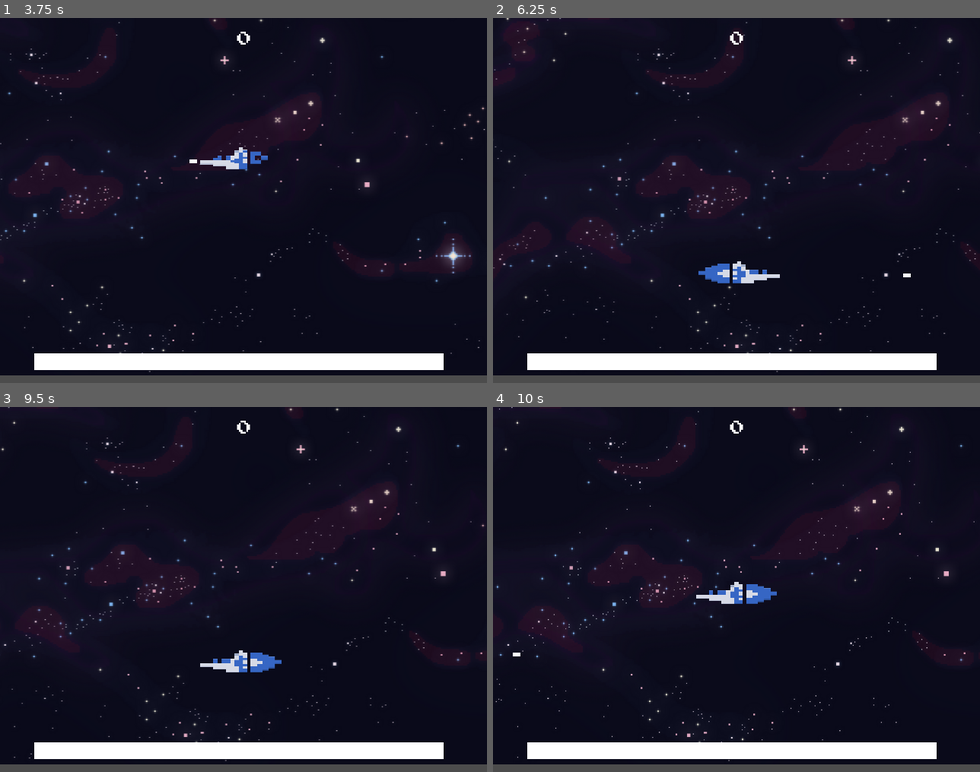
Above: before the commit, frames 1-4 (two rows, left to right).
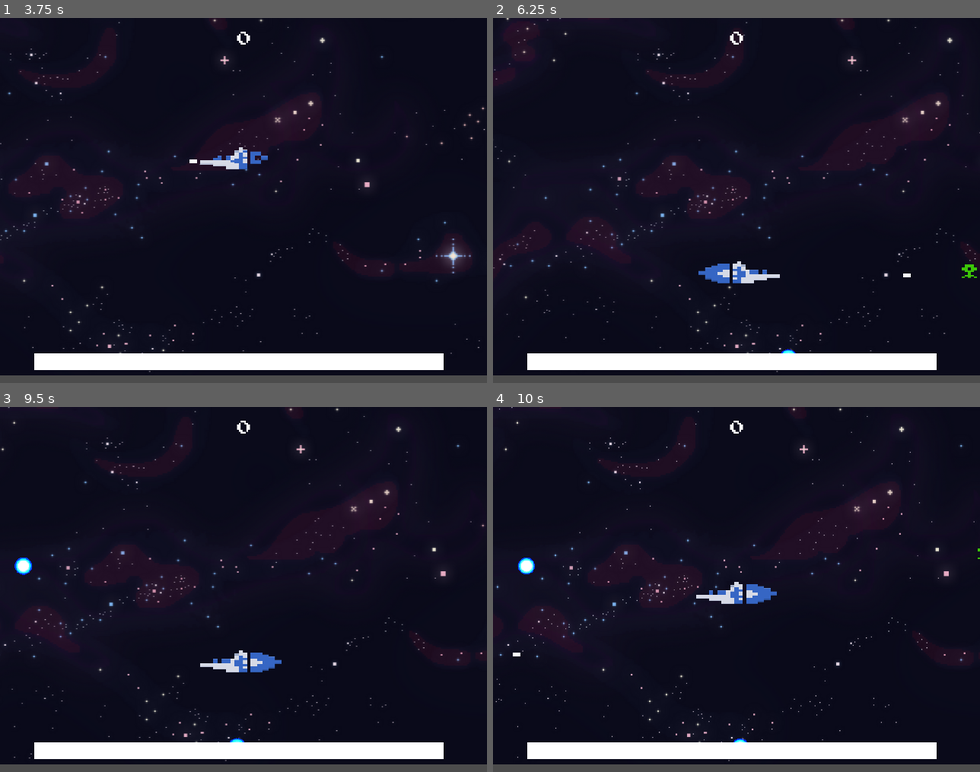
Above: after the commit, the same moments.

Repository: LeonardoBrendo/JogoNave
Game: Godot game, scene res://Main.tscn
Two runs of this game, one before a commit and one after it. Both use one fixed random seed, a clock stepped at 60 frames per second and the inputs below.
Inputs:
- Up to frame 1 (3.75 s): hold Right (ui_right) 0.53-1.28 s; tap Space (atira) every 0.75 s from 0.6 to 3.6 s; hold Down (ui_down) 1.28-2.03 s; hold Right (ui_right) 2.03-2.78 s; hold Up (ui_up) 2.78-3.53 s; hold Left (ui_left) from 3.53 s (still down)
- Up to frame 2 (6.25 s): tap Space (atira) at 4.35, 5.1, 5.85 s; release Left (ui_left) at 5.03 s; hold Down (ui_down) 5.03-5.78 s; hold Right (ui_right) from 5.78 s (still down)
- Up to frame 3 (9.5 s): release Right (ui_right) at 6.53 s; hold Up (ui_up) 6.53-7.28 s; tap Space (atira) every 0.75 s from 6.6 to 8.85 s; hold Right (ui_right) 7.28-8.03 s; hold Down (ui_down) 8.03-8.78 s; hold Left (ui_left) from 8.78 s (still down)
- Up to frame 4 (10 s): release Left (ui_left) at 9.53 s; hold Up (ui_up) from 9.53 s (still down); tap Space (atira) at 9.6 s

Frame 1 is identical in both runs. In frame 2, less than 0.1% of the frame differs, in the area x 59-100%, y 67-92%; in frame 3, 0.2%, in the area x 2-51%, y 41-92%; in frame 4, 0.2%.

Commit message:
mecanica adicionais

Diff:
--- a/rescue/Combustível.gd
+++ b/rescue/Combustível.gd
@@ -3,7 +3,7 @@
 
 func _ready():
 	pass
-
+###
 
 func _on_Combustvel_body_entered(body):
 	if body.name == "Player":
--- a/rescue/HUD.gd
+++ b/rescue/HUD.gd
@@ -1,5 +1,5 @@
 extends CanvasLayer
-
+###
 
 var pontos = 0
 
--- a/rescue/Main.gd
+++ b/rescue/Main.gd
@@ -1,4 +1,9 @@
 extends Node2D
+
+
+var ali = preload("res://Alien.tscn")
+var astro = preload("res://Astronauta.tscn")
+var comb = preload("res://Combustível.tscn")
 
 
 func _ready():
@@ -8,3 +13,39 @@
 func _physics_process(delta):
 	$Camera2D.position.x = $Player.position.x
 	$Camera2D.position.y = 250
+
+
+func _on_geraalien_timeout():
+	var novoalien = ali.instance()
+	add_child(novoalien)
+	novoalien.position.x = rand_range(0, 4000)
+	novoalien.position.y = rand_range(0, 480)
+
+
+func _on_geraastronauta_timeout():
+	var novoastronauta = astro.instance()
+	add_child(novoastronauta)
+	novoastronauta.position.x = rand_range(330, 3600)
+	novoastronauta.position.y = rand_range(0, 480)
+
+func _on_geracombustivel_timeout():
+	var novocombustivel = comb.instance()
+	add_child(novocombustivel)
+	novocombustivel.position.x = rand_range(330, 3600)
+	novocombustivel.position.y = rand_range(0, 480)
+
+
+func _on_fase_timeout():
+	if $geraalien.wait_time > 0.4:
+		$geraalien.wait_time -= 0.2
+		$geraalien.wait_time += 0.2
+	if $geracombustivel.wait_time < 8.4:
+		$geracombustivel.wait_time += 0.4
+
+
+func _on_reinicio_timeout():
+	get_tree().reload_current_scene()
+
+
+func _on_Player_morreu():
+	$reinicio.start()
--- a/rescue/Main.tscn
+++ b/rescue/Main.tscn
@@ -33,3 +33,28 @@
 
 [node name="Camera2D" type="Camera2D" parent="."]
 current = true
+
+[node name="geraalien" type="Timer" parent="."]
+wait_time = 2.0
+autostart = true
+
+[node name="geraastronauta" type="Timer" parent="."]
+wait_time = 6.0
+autostart = true
+
+[node name="geracombustivel" type="Timer" parent="."]
+wait_time = 4.0
+autostart = true
+
+[node name="fase" type="Timer" parent="."]
+wait_time = 60.0
+autostart = true
+
+[node name="reinicio" type="Timer" parent="."]
+wait_time = 3.0
+[connection signal="morreu" from="Player" to="." method="_on_Player_morreu"]
+[connection signal="timeout" from="geraalien" to="." method="_on_geraalien_timeout"]
+[connection signal="timeout" from="geraastronauta" to="." method="_on_geraastronauta_timeout"]
+[connection signal="timeout" from="geracombustivel" to="." method="_on_geracombustivel_timeout"]
+[connection signal="timeout" from="fase" to="." method="_on_fase_timeout"]
+[connection signal="timeout" from="reinicio" to="." method="_on_reinicio_timeout"]
--- a/rescue/Player.gd
+++ b/rescue/Player.gd
@@ -8,6 +8,8 @@
 var lado = 1
 
 signal morreu
+###
+var jaemitiu = 0
 
 onready var ui = get_node("/root/Main/HUD")
 onready var alvo = get_node("/root/Main/Player")
@@ -52,8 +54,10 @@
 
 
 func morre():
-	emit_signal("morreu")
-	$AnimatedSprite.stop()
+	if jaemitiu == 0:
+		emit_signal("morreu")
+		$AnimatedSprite.stop()
+		jaemitiu = 1
 
 func tomadano():
 	combustivel -= 10
@@ -67,3 +71,6 @@
 func carrega():
 	combustivel += 10
 	ui.alteracombustivel(combustivel)
+
+func _on_gastac_timeout():
+	combustivel -= 10
--- a/rescue/Player.tscn
+++ b/rescue/Player.tscn
@@ -34,3 +34,4 @@
 
 [node name="atira" type="AudioStreamPlayer2D" parent="."]
 stream = ExtResource( 2 )
+[connection signal="timeout" from="gastac" to="." method="_on_gastac_timeout"]
